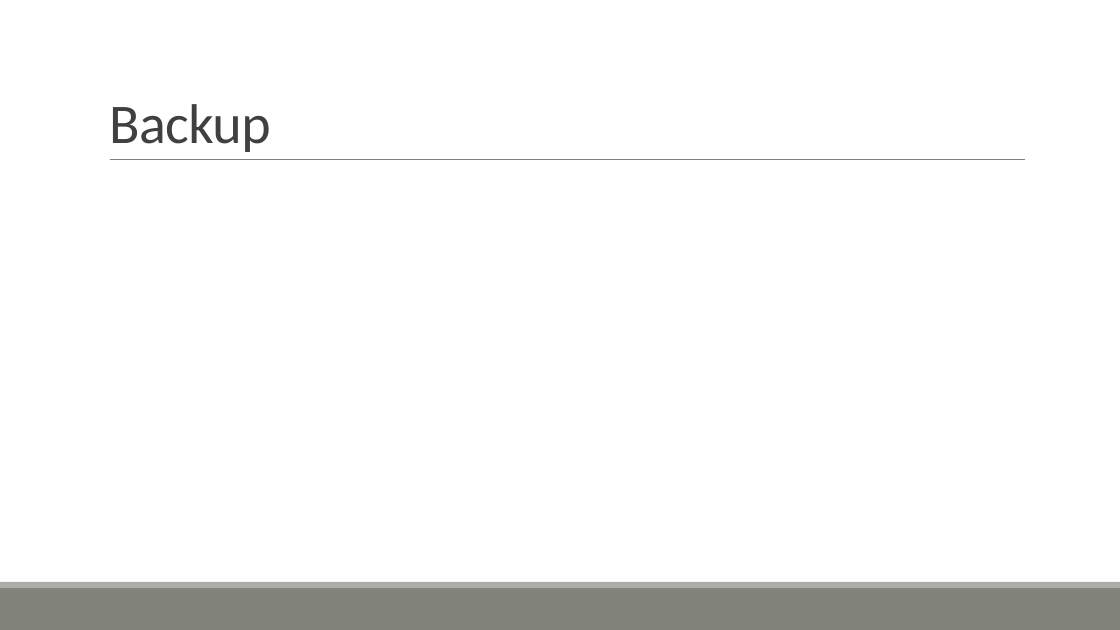
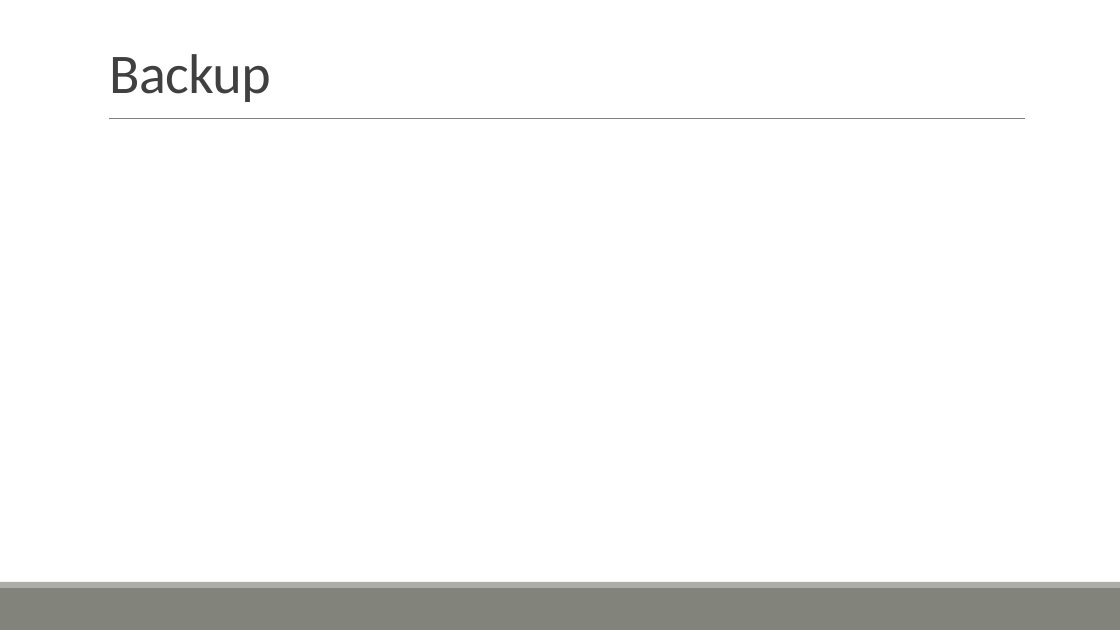
Before and after one commit to ofithcheallaigh/phd, a slide deck: slide 8 of Presentations/Supervisor Meetings/2024/Upcoming Meeting.pptx. Drawn at 1120x630 pixels with LibreOffice and Linux fonts; fonts in the diff are those of the drawing. Boxes give left, top, right and bottom in pixels: in the first picture for what was removed or moved away, otherwise in the second. Text is boxed around its words. In the diff, an @@ line names an element or a change of style, - is before the commit and + after.

```diff
--- a/Presentations/Supervisor Meetings/2024/Upcoming Meeting.pptx
+++ b/Presentations/Supervisor Meetings/2024/Upcoming Meeting.pptx
@@ title "Backup": place and size @@
-title "Backup" at [109, 104, 270, 152]
+title "Backup" at [109, 54, 270, 102]
@@ line moved from (110, 160) - (1026, 160) to (109, 118) - (1025, 118) @@
```
Also in this commit, not shown: 6 other slides changed, 1 slide added, 1 slide removed.
